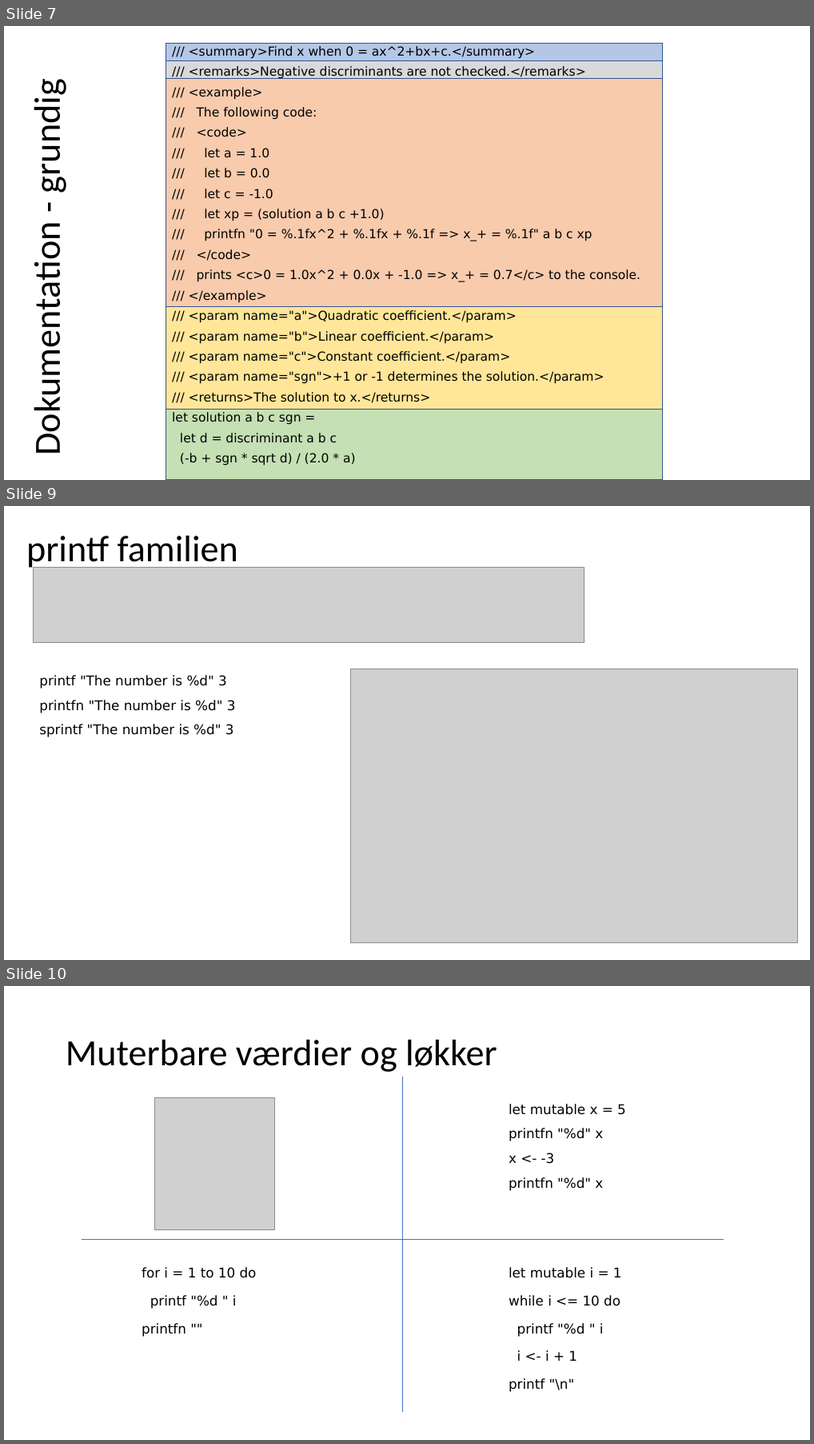
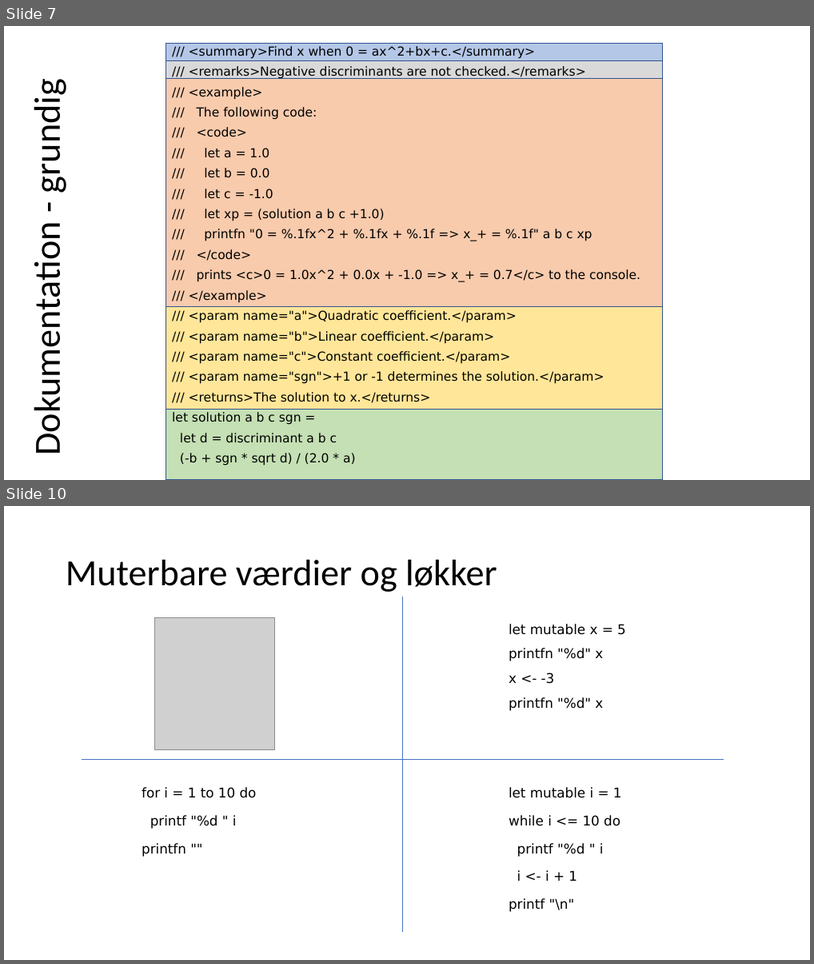
Before and after one commit to fisterloegsovs/pop22, a slide deck: lectures/3.2FunctionsNPrintf/lecture.pptx. Shown one above the other, each under a label of ours: slides 7, 9 and 10 before the commit, slides 7 and 10 after it; the slides between them are not shown. The pictures are 814x1444 and 814x964 pixels, drawn with LibreOffice and Linux fonts; fonts in the diff are those of the drawing; grey boxes stand for pictures. Boxes give left, top, right and bottom in pixels: in the first picture for what was removed or moved away, otherwise in the second. Text is boxed around its words. In the diff, an @@ line names an element or a change of style, - is before the commit and + after.

```diff
--- a/lectures/3.2FunctionsNPrintf/lecture.pptx
+++ b/lectures/3.2FunctionsNPrintf/lecture.pptx
@@ slide 9 removed at <box>4,506,810,960</box>, background #FFFFFF @@
@@ title removed at <box>26,536,238,571</box> @@
-printf familien
@@ picture removed at <box>34,568,585,643</box> @@
@@ picture removed at <box>350,669,798,943</box> @@
@@ text removed at <box>39,675,236,737</box> @@
-printf "The number is %d" 3
-printfn "The number is %d" 3
-sprintf "The number is %d" 3
```
Also in this commit, not shown: 7 slides changed, 2 other slides removed, 3 other files.
